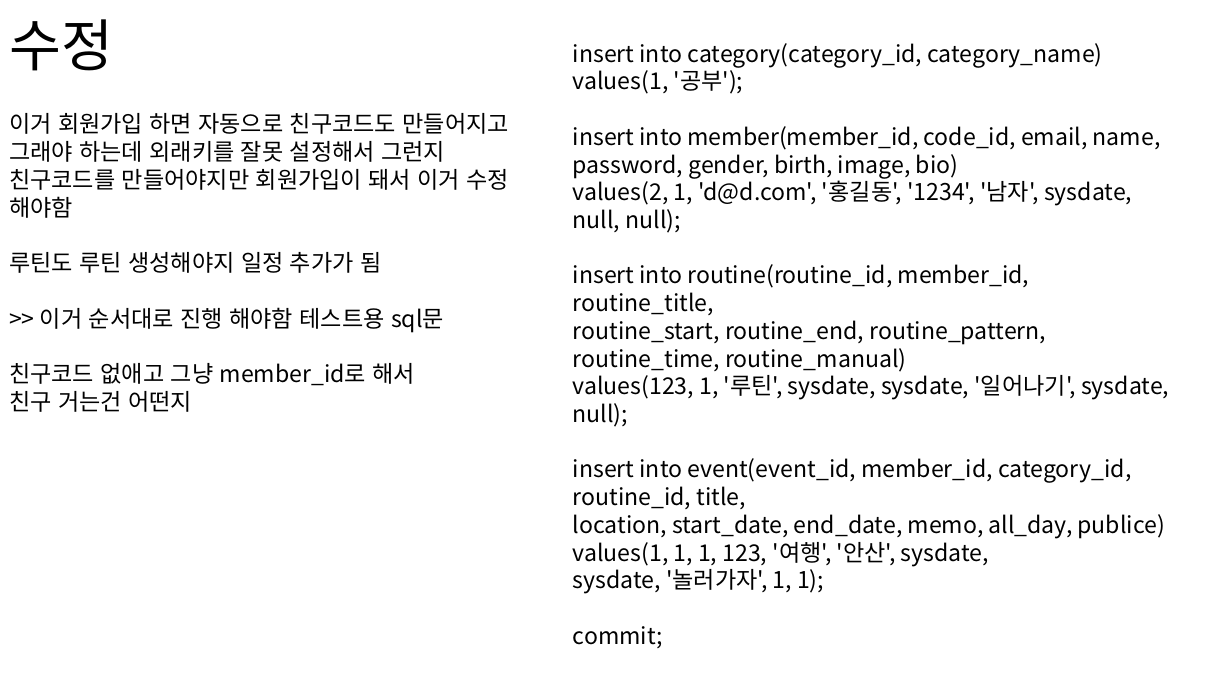
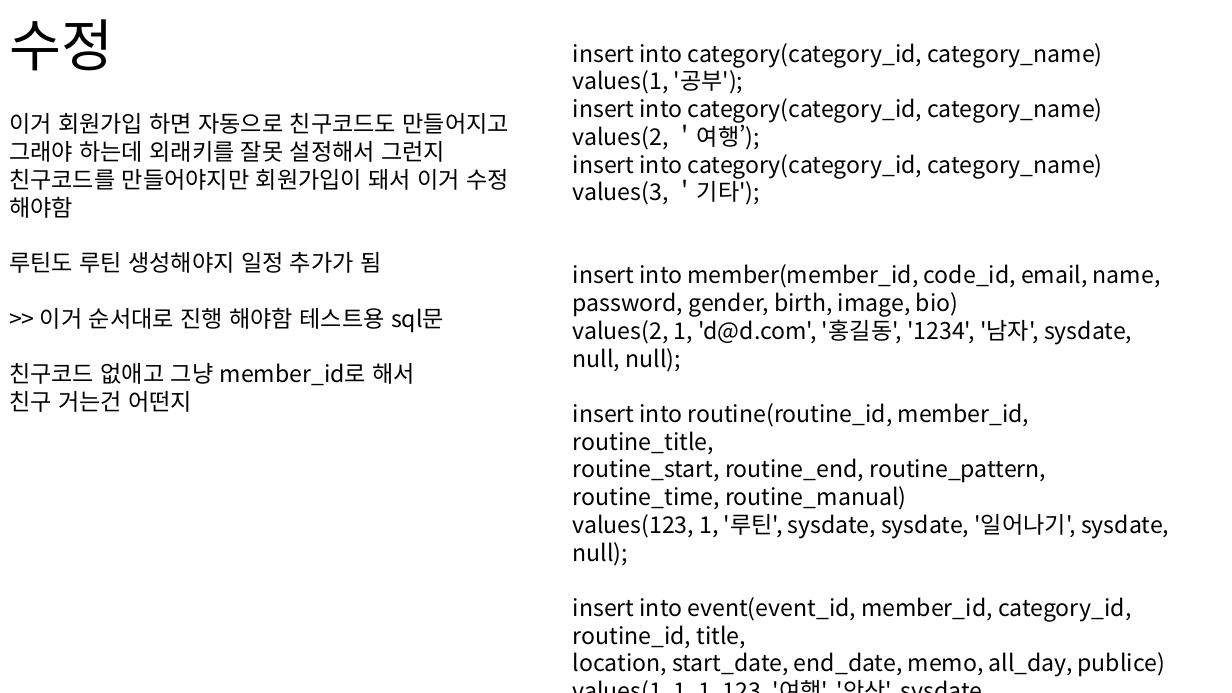
Before and after one commit to huhuhu0121/final_calendar, a slide deck: slide 10 of 메모장.pptx. Drawn at 1232x693 pixels with LibreOffice and Linux fonts; fonts in the diff are those of the drawing. Boxes give left, top, right and bottom in pixels: in the first picture for what was removed or moved away, otherwise in the second. Text is boxed around its words. In the diff, an @@ line names an element or a change of style, - is before the commit and + after.

```diff
--- a/메모장.pptx
+++ b/메모장.pptx
@@ text at [573,98,1102,205]: paragraphs added @@
+insert into category(category_id, category_name)
+values(2, ＇여행’);
+insert into category(category_id, category_name)
+values(3, ＇기타');
```
Also in this commit, not shown: 29 other files.
